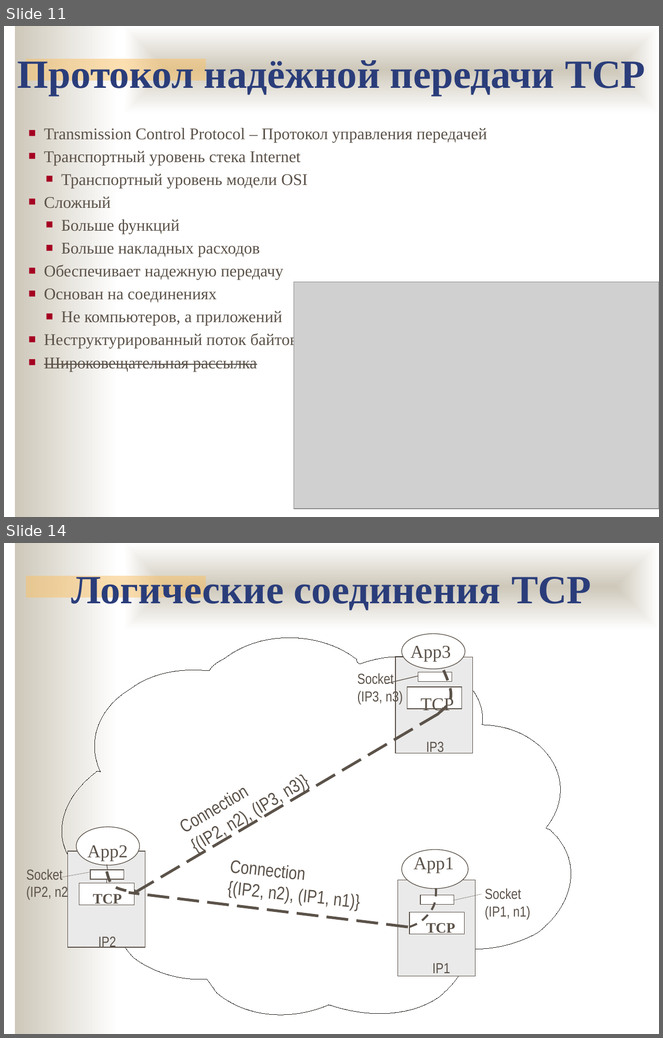
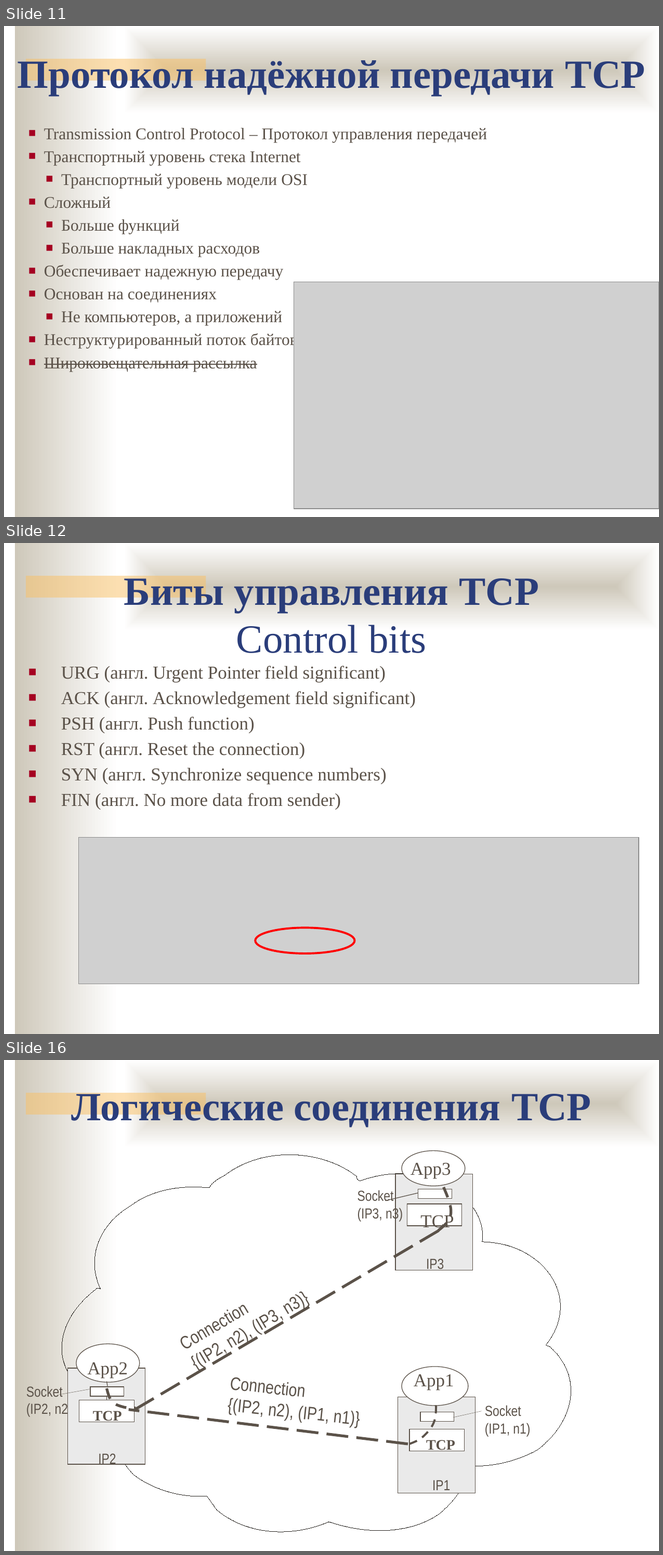
Before and after one commit to ukoloff/nets, a slide deck: lecture/11.pptx. Shown one above the other, each under a label of ours: slides 11 and 14 before the commit, slides 11, 12 and 16 after it; the slides between them are not shown. The pictures are 663x1038 and 663x1555 pixels, drawn with LibreOffice and Linux fonts; fonts in the diff are those of the drawing; grey boxes stand for pictures; background and template pictures are left out. Boxes give left, top, right and bottom in pixels: in the first picture for what was removed or moved away, otherwise in the second. Text is boxed around its words. In the diff, an @@ line names an element or a change of style, - is before the commit and + after.

```diff
--- a/lecture/11.pptx
+++ b/lecture/11.pptx
@@ slide 12 added at bbox=[4, 543, 659, 1034], background #FFFFFF; not listed: 3 template elements that a slide beside it also shows @@
@@ text added at bbox=[124, 573, 539, 653], 44 pt, text #2A3D7A, bold @@
+Биты управления TCP
+Control bits
@@ text added at bbox=[61, 666, 416, 810], 20 pt, text #5B5249 @@
+■ URG (англ. Urgent Pointer field significant)
+■ ACK (англ. Acknowledgement field significant)
+■ PSH (англ. Push function)
+■ RST (англ. Reset the connection)
+■ SYN (англ. Synchronize sequence numbers)
+■ FIN (англ. No more data from sender)
@@ picture added at bbox=[79, 837, 639, 984] @@
@@ ellipse added at bbox=[256, 928, 355, 954], outline #FF0000 2.25 pt @@
@@ what was slide 14 is now slide 16 @@
```
Also in this commit, not shown: 3 slides changed, 11 other slides added.
